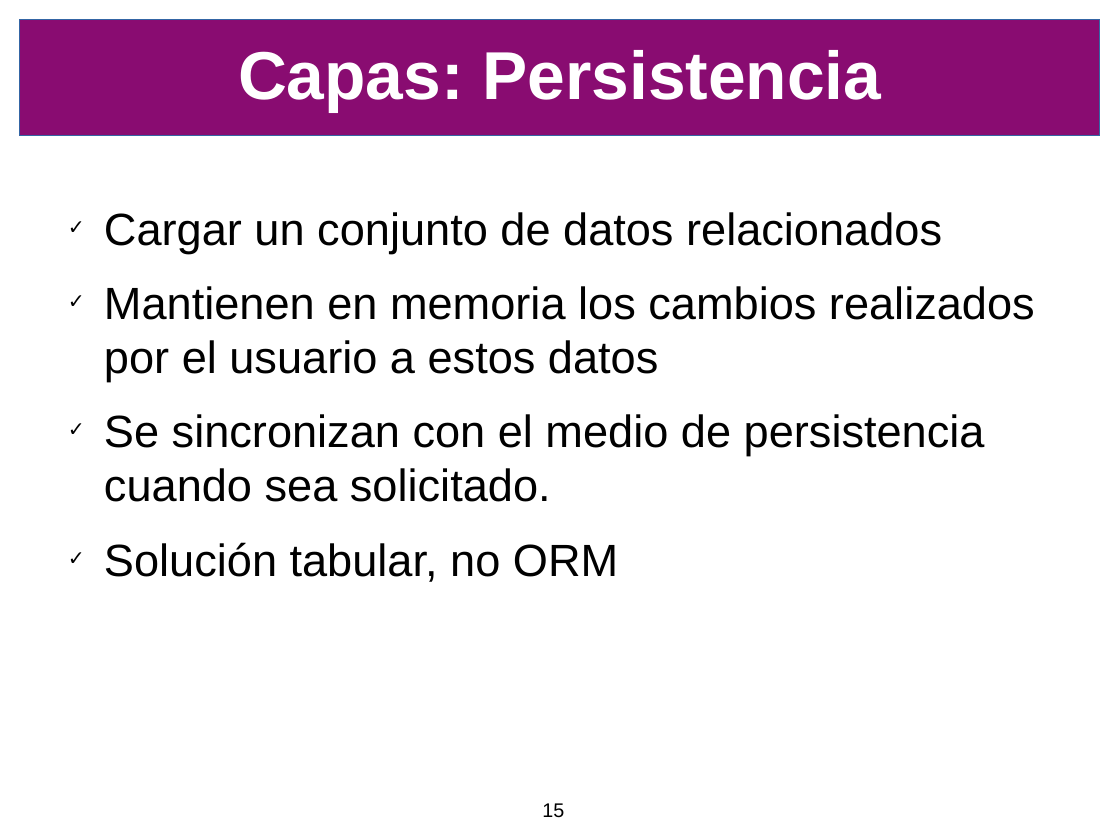
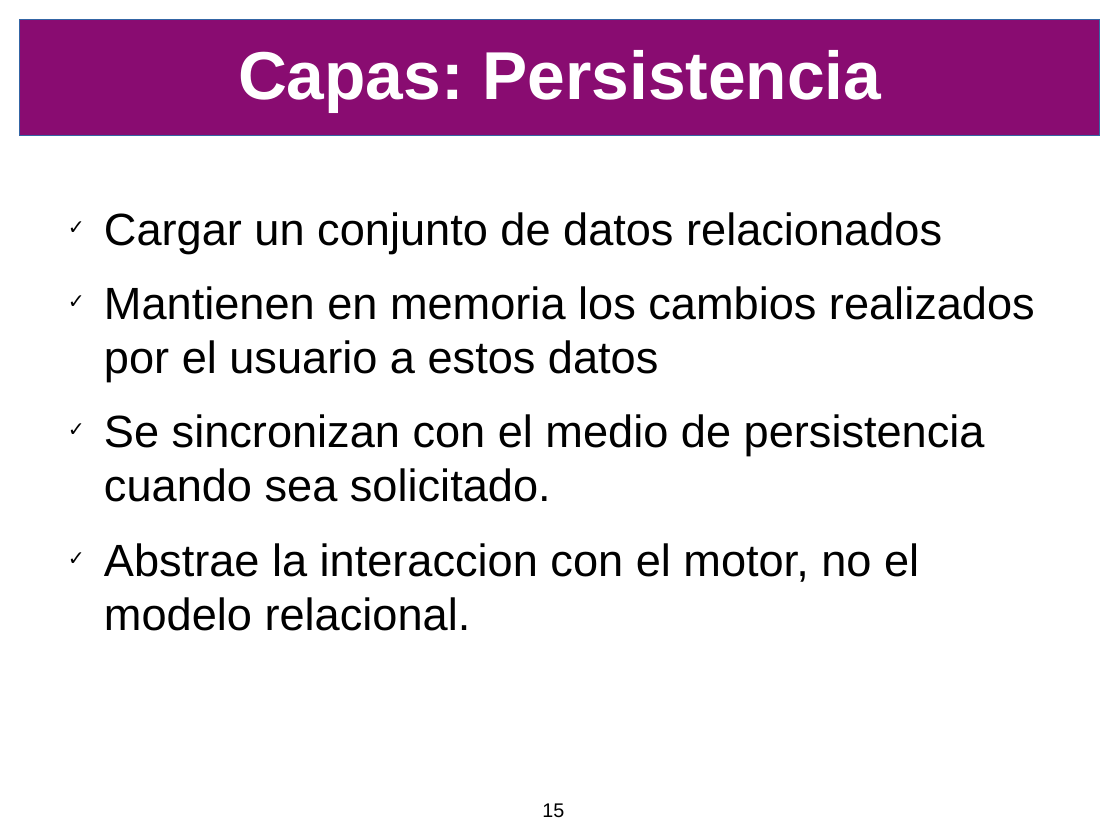
Before and after one commit to SIU-Toba/framework, a slide deck: slide 15 of doc/presentacion/CafeConf2006.odp. Drawn at 1120x840 pixels with LibreOffice and Linux fonts; fonts in the diff are those of the drawing; background and template pictures are left out. Boxes give left, top, right and bottom in pixels: in the first picture for what was removed or moved away, otherwise in the second. Text is boxed around its words. In the diff, an @@ line names an element or a change of style, - is before the commit and + after.

```diff
--- a/doc/presentacion/CafeConf2006.odp
+++ b/doc/presentacion/CafeConf2006.odp
@@ text at (x1=104, y1=543, x2=919, y2=631): text changed @@
-✓ Solución tabular, no ORM
+✓ Abstrae la interaccion con el motor, no el modelo relacional.
```
Also in this commit, not shown: 6 other slides changed.
